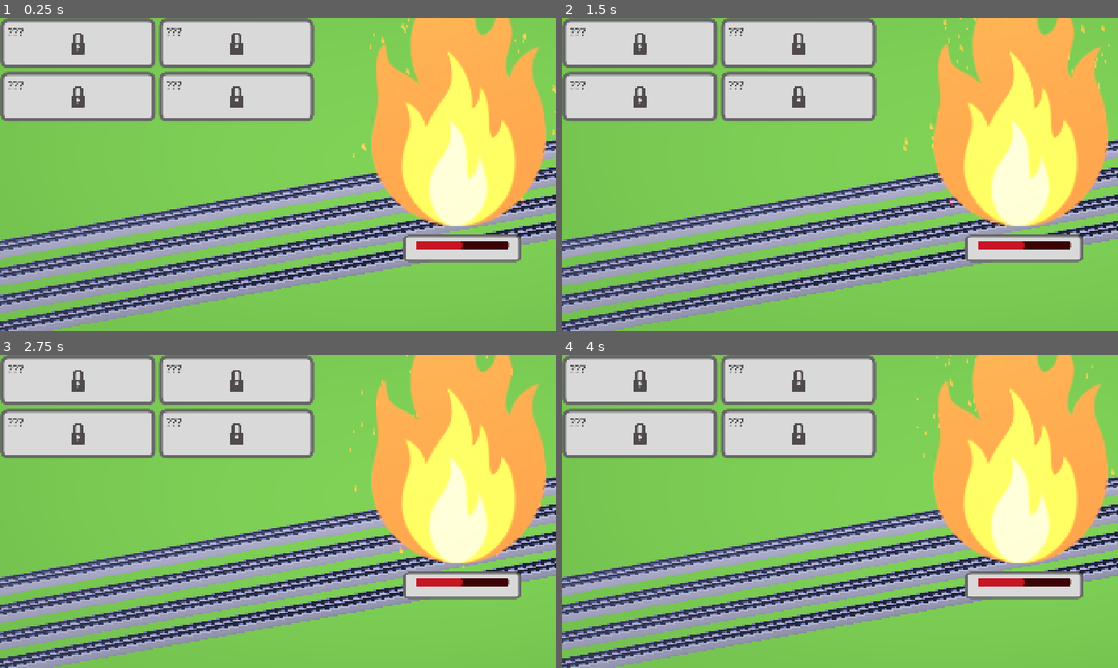
Above: before the commit, frames 1-4 (two rows, left to right).
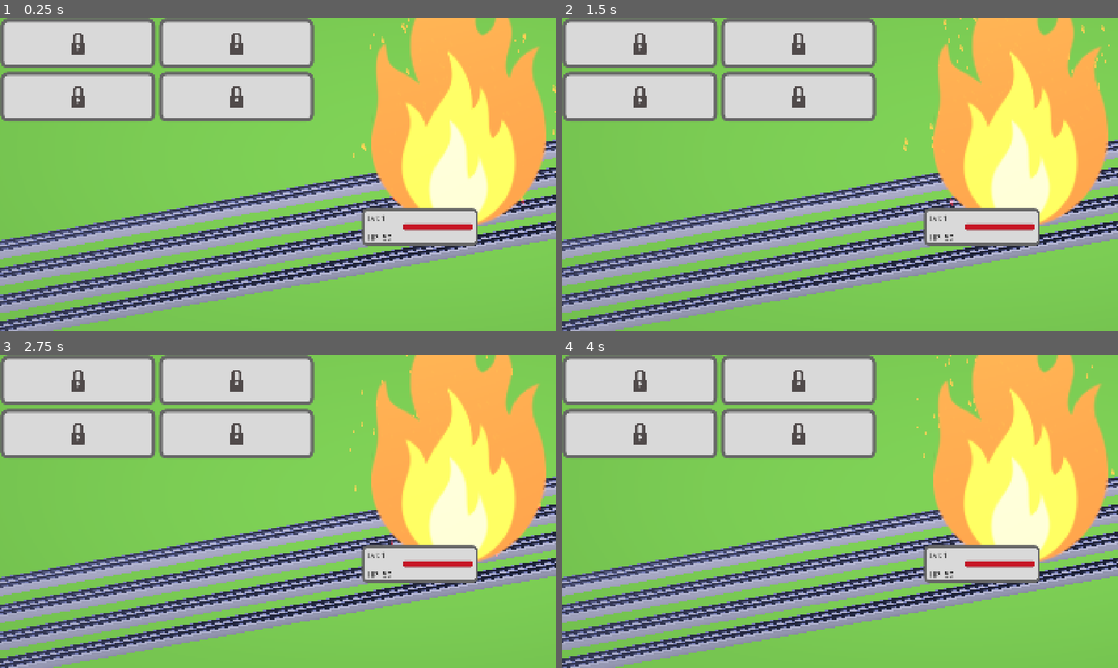
Above: after the commit, the same moments.

Repository: gracedes/mbta-auto-battler
Game: Godot game, scene res://node_2d.tscn
The game is run twice, just before and just after one commit, with the same random seed, the same clock (stepped at 60 frames per second) and the same inputs.
Inputs (mouse positions are in pixels of both pictures, inside the frame that each line leads up to):
- Up to frame 1 (0.25 s): no input
- Up to frame 2 (1.5 s): click (567, 24) at 0.5 s; tap A (add_xp) at 1.35 s
- Up to frame 3 (2.75 s): hold C (toggle_cooldown) from 2.03 s (still down); tap 4 (blue_line) at 2.1 s
- Up to frame 4 (4 s): release C (toggle_cooldown) at 2.78 s; tap 2 (green_line) at 2.85 s; tap Right (next) at 3.6 s

The runs differ from the first frame. In frame 1, 3.9% of the frame differs, in the area x 1-94%, y 3-79%; in frame 2, 3.9%; in frame 3, 3.9%; in frame 4, 3.9%.
Error in both runs: Invalid access to property or key 'data' on a base object of type 'Nil'. (res://scripts/main.gd:98)

Commit message:
Enemy HP Card

Diff:
--- a/assets/ui/line_card.tscn
+++ b/assets/ui/line_card.tscn
@@ -4,12 +4,13 @@
 [ext_resource type="FontFile" uid="uid://b6jhkky7ko1p0" path="res://assets/ui/fonts/Inter-VariableFont_opsz,wght.ttf" id="1_v5iq4"]
 [ext_resource type="Texture2D" uid="uid://cel2i5g8egtte" path="res://assets/ui/imgs/LockIcon.png" id="3_kkln3"]
 
-[sub_resource type="StyleBoxFlat" id="StyleBoxFlat_4r7k6"]
+[sub_resource type="StyleBoxFlat" id="StyleBoxFlat_kkln3"]
 bg_color = Color(0.8509804, 0.8509804, 0.8509804, 1)
 border_width_left = 12
 border_width_top = 12
 border_width_right = 12
 border_width_bottom = 12
+border_color = Color(0.4, 0.4, 0.4, 1)
 corner_radius_top_left = 24
 corner_radius_top_right = 24
 corner_radius_bottom_right = 24
@@ -33,7 +34,7 @@
 custom_minimum_size = Vector2(535, 172)
 offset_right = 40.0
 offset_bottom = 40.0
-theme_override_styles/panel = SubResource("StyleBoxFlat_4r7k6")
+theme_override_styles/panel = SubResource("StyleBoxFlat_kkln3")
 script = ExtResource("1_c76qm")
 
 [node name="MarginContainer" type="MarginContainer" parent="." unique_id=46199378]
@@ -51,15 +52,18 @@
 
 [node name="LineNameLabel" type="Label" parent="MarginContainer/HBoxContainer/VBoxContainer" unique_id=2138571204]
 unique_name_in_owner = true
+visible = false
 custom_minimum_size = Vector2(120, 0)
 layout_mode = 2
 size_flags_stretch_ratio = 0.0
 theme_override_colors/font_color = Color(0.06, 0.06, 0.06, 1)
 theme_override_fonts/font = ExtResource("1_v5iq4")
 theme_override_font_sizes/font_size = 36
+text = "???"
 
 [node name="DPSLabel" type="Label" parent="MarginContainer/HBoxContainer/VBoxContainer" unique_id=757170209]
 unique_name_in_owner = true
+visible = false
 custom_minimum_size = Vector2(75, 0)
 layout_mode = 2
 size_flags_stretch_ratio = 0.0
@@ -71,6 +75,7 @@
 
 [node name="LevelLabel" type="Label" parent="MarginContainer/HBoxContainer" unique_id=1474061542]
 unique_name_in_owner = true
+visible = false
 custom_minimum_size = Vector2(75, 0)
 layout_mode = 2
 size_flags_stretch_ratio = 0.0
@@ -82,6 +87,7 @@
 
 [node name="XPBar" type="ProgressBar" parent="MarginContainer/HBoxContainer" unique_id=355472439]
 unique_name_in_owner = true
+visible = false
 custom_minimum_size = Vector2(320, 29)
 layout_mode = 2
 size_flags_horizontal = 10
@@ -95,7 +101,6 @@
 
 [node name="LockIcon" type="TextureRect" parent="." unique_id=2134838498]
 unique_name_in_owner = true
-visible = false
 layout_mode = 2
 size_flags_vertical = 0
 offset_transform_enabled = true
--- /dev/null
+++ b/enemy_hp_card.gd
@@ -0,0 +1,14 @@
+extends PanelContainer
+
+@onready var hp_bar: Range = find_child("HPBar", true, false)
+@onready var hp_label: Label = find_child("EnemyHPLabel", true, false)
+@onready var level_label: Label = find_child("EnemyLevelLabel", true, false)
+
+func update_hp(current_hp: float, max_hp: float, level: int) -> void:
+	if hp_bar:
+		hp_bar.max_value = max_hp
+		hp_bar.value = max(current_hp, 0.0)
+	if level_label:
+		level_label.text = "Lvl: %d" % level
+	if hp_label:
+		hp_label.text = "HP: %d" % ceili(max(current_hp, 0.0))
--- a/node_2d.tscn
+++ b/node_2d.tscn
@@ -9,23 +9,12 @@
 [ext_resource type="Script" uid="uid://c0sabsx3aj1ic" path="res://scripts/enemy.gd" id="3_hqns4"]
 [ext_resource type="Script" uid="uid://dtd6h1ynbhphw" path="res://scripts/train.gd" id="3_q6r6c"]
 [ext_resource type="PackedScene" uid="uid://gpp4wab8lcqs" path="res://assets/character/red/redline.fbx" id="5_q6r6c"]
+[ext_resource type="Script" uid="uid://33x7ac8n0x86" path="res://enemy_hp_card.gd" id="6_d2bti"]
 [ext_resource type="FontFile" uid="uid://b6jhkky7ko1p0" path="res://assets/ui/fonts/Inter-VariableFont_opsz,wght.ttf" id="6_nr8wp"]
 [ext_resource type="PackedScene" uid="uid://bdru7kinus1lt" path="res://assets/character/orange/orangeline.fbx" id="7_rj586"]
 [ext_resource type="PackedScene" uid="uid://bosrbetdc2khk" path="res://assets/character/blue/blueline.fbx" id="8_4d7sh"]
 [ext_resource type="PackedScene" uid="uid://dkdfonhtr2ur0" path="res://assets/world/damage_emitter.tscn" id="10_ir8iy"]
 [ext_resource type="AudioStream" uid="uid://dttjdorvpftl6" path="res://assets/sounds/525105__jomse__plasticimpactb5.wav" id="13_0h7mo"]
-
-[sub_resource type="StyleBoxFlat" id="StyleBoxFlat_d2bti"]
-bg_color = Color(0.8509804, 0.8509804, 0.8509804, 1)
-border_width_left = 12
-border_width_top = 12
-border_width_right = 12
-border_width_bottom = 12
-border_color = Color(0.4, 0.4, 0.4, 1)
-corner_radius_top_left = 24
-corner_radius_top_right = 24
-corner_radius_bottom_right = 24
-corner_radius_bottom_left = 24
 
 [sub_resource type="StyleBoxFlat" id="StyleBoxFlat_ta5nu"]
 bg_color = Color(0.8509804, 0.8509804, 0.8509804, 1)
@@ -52,6 +41,18 @@
 corner_radius_bottom_left = 24
 
 [sub_resource type="StyleBoxFlat" id="StyleBoxFlat_k73cj"]
+bg_color = Color(0.8509804, 0.8509804, 0.8509804, 1)
+border_width_left = 12
+border_width_top = 12
+border_width_right = 12
+border_width_bottom = 12
+border_color = Color(0.4, 0.4, 0.4, 1)
+corner_radius_top_left = 24
+corner_radius_top_right = 24
+corner_radius_bottom_right = 24
+corner_radius_bottom_left = 24
+
+[sub_resource type="StyleBoxFlat" id="StyleBoxFlat_fs4d3"]
 bg_color = Color(0.8509804, 0.8509804, 0.8509804, 1)
 border_width_left = 12
 border_width_top = 12
@@ -650,29 +651,34 @@
 process_material = SubResource("ParticleProcessMaterial_ir8iy")
 draw_pass_1 = SubResource("QuadMesh_hqns4")
 
-[node name="EnemyCard" type="PanelContainer" parent="Enemy" unique_id=426857834]
+[node name="EnemyHPCard" type="PanelContainer" parent="Enemy" unique_id=426857834]
 custom_minimum_size = Vector2(535, 172)
 anchors_preset = 6
 anchor_left = 1.0
 anchor_top = 0.5
 anchor_right = 1.0
 anchor_bottom = 0.5
-offset_left = -527.0
-offset_top = 209.0
-offset_right = 8.0
-offset_bottom = 381.0
+offset_left = -670.0
+offset_top = 117.0
+offset_right = -135.0
+offset_bottom = 289.0
 grow_horizontal = 0
 grow_vertical = 2
-scale = Vector2(0.76, 0.54)
+scale = Vector2(0.75, 0.75)
 theme_override_styles/panel = SubResource("StyleBoxFlat_rjqkl")
-
-[node name="HPBar" type="ProgressBar" parent="Enemy" unique_id=1214514233]
+script = ExtResource("6_d2bti")
+
+[node name="MarginContainer" type="MarginContainer" parent="Enemy/EnemyHPCard" unique_id=139911496]
+layout_mode = 2
+theme_override_constants/margin_left = 12
+theme_override_constants/margin_top = 12
+theme_override_constants/margin_right = 12
+theme_override_constants/margin_bottom = 12
+
+[node name="HPBar" type="ProgressBar" parent="Enemy/EnemyHPCard/MarginContainer" unique_id=1214514233]
 unique_name_in_owner = true
 custom_minimum_size = Vector2(320, 29)
-offset_left = 1436.0
-offset_top = 770.0
-offset_right = 1756.0
-offset_bottom = 799.0
+layout_mode = 2
 size_flags_horizontal = 10
 size_flags_vertical = 4
 offset_transform_position = Vector2(100, 0)
@@ -682,36 +688,30 @@
 value = 50.0
 show_percentage = false
 
-[node name="HPLabel" type="Label" parent="Enemy/HPBar" unique_id=537419692]
+[node name="HBoxContainer" type="VBoxContainer" parent="Enemy/EnemyHPCard/MarginContainer" unique_id=1575891333]
+layout_mode = 2
+offset_transform_enabled = true
+
+[node name="EnemyLevelLabel" type="Label" parent="Enemy/EnemyHPCard/MarginContainer/HBoxContainer" unique_id=682382182]
+unique_name_in_owner = true
+custom_minimum_size = Vector2(120, 0)
+layout_mode = 2
+size_flags_stretch_ratio = 0.0
+theme_override_colors/font_color = Color(0.06, 0.06, 0.06, 1)
+theme_override_fonts/font = ExtResource("6_nr8wp")
+theme_override_font_sizes/font_size = 36
+text = "???"
+
+[node name="EnemyHPLabel" type="Label" parent="Enemy/EnemyHPCard/MarginContainer/HBoxContainer" unique_id=774057102]
 unique_name_in_owner = true
 custom_minimum_size = Vector2(75, 0)
-layout_mode = 0
-offset_top = 22.0
-offset_right = 75.0
-offset_bottom = 66.0
+layout_mode = 2
 size_flags_stretch_ratio = 0.0
 offset_transform_enabled = true
 offset_transform_position = Vector2(0, 40)
 theme_override_colors/font_color = Color(0.06, 0.06, 0.06, 1)
 theme_override_fonts/font = ExtResource("6_nr8wp")
 theme_override_font_sizes/font_size = 36
-text_direction = 1
-
-[node name="LevelLabel" type="Label" parent="Enemy/HPBar" unique_id=1366139995]
-unique_name_in_owner = true
-custom_minimum_size = Vector2(75, 0)
-layout_mode = 0
-offset_left = 244.0
-offset_top = 21.0
-offset_right = 319.0
-offset_bottom = 65.0
-size_flags_stretch_ratio = 0.0
-offset_transform_enabled = true
-offset_transform_position = Vector2(0, 40)
-theme_override_colors/font_color = Color(0.06, 0.06, 0.06, 1)
-theme_override_fonts/font = ExtResource("6_nr8wp")
-theme_override_font_sizes/font_size = 36
-text_direction = 2
 
 [node name="rails" parent="." unique_id=1029825365 instance=ExtResource("3_epypp")]
 transform = Transform3D(-1, 0, -3.166382e-06, 0, 1, 0, 1.509958e-07, 0, -20.97, -0.0014533997, 1.9981437, -4.781929)
--- a/scripts/enemy.gd
+++ b/scripts/enemy.gd
@@ -1,5 +1,6 @@
 extends StaticBody3D
 
+signal hp_changed(current_hp: float, max_hp: float, level: int)
 
 @export var level: int = 1
 
@@ -7,13 +8,13 @@
 var max_hp: float = BASE_HP
 var hp: float = BASE_HP
 
-@onready var hp_bar: Range = %HPBar
-@onready var hp_label: Label = %HPLabel
-@onready var level_label: Label = %LevelLabel
+@onready var hp_card: PanelContainer = $EnemyHPCard
+
 
 func _ready() -> void:
 	get_tree().node_added.connect(_on_node_added)
 	_connect_emitters()
+	hp_card.update_hp(hp, max_hp, level)
 
 func _on_node_added(node: Node) -> void:
 	if node.is_in_group("emitters"):
@@ -25,23 +26,18 @@
 			emitter.send_damage.connect(_on_damage_dealt)
 	print("listening: ", get_tree().get_nodes_in_group("emitters").size(), " trains")
 
-func _on_damage_dealt(damage):
+func _on_damage_dealt(damage) -> void:
 	hp -= damage
 	if hp <= 0:
 		print("enemy defeated! resetting")
 		level += 1
 		get_parent().save.call_deferred()
-		hp = 50 + (10 + (level ** 1.5))
-		max_hp = hp
-	set_stats()
-
-func set_stats() -> void:
-	hp_bar.max_value = max_hp
-	hp_bar.value = hp
-	level_label.text = "Lvl: %d" % level
-	hp_label.text = "HP: %d" % hp
-
+		max_hp = 50.0 + 10.0 + (level ** 1.5)
+		hp = max_hp
+	hp_card.update_hp(hp, max_hp, level)
 
 func apply_level(new_level: int) -> void:
 	level = new_level
-	hp = 50 + (10 + (level ** 0.75))
+	max_hp = 50.0 + 10.0 + (level ** 0.75)
+	hp = max_hp
+	hp_card.update_hp(hp, max_hp, level)
Not shown, added: enemy_hp_card.gd.uid
Not shown: 1 places in node_2d.tscn that only renumber resources
